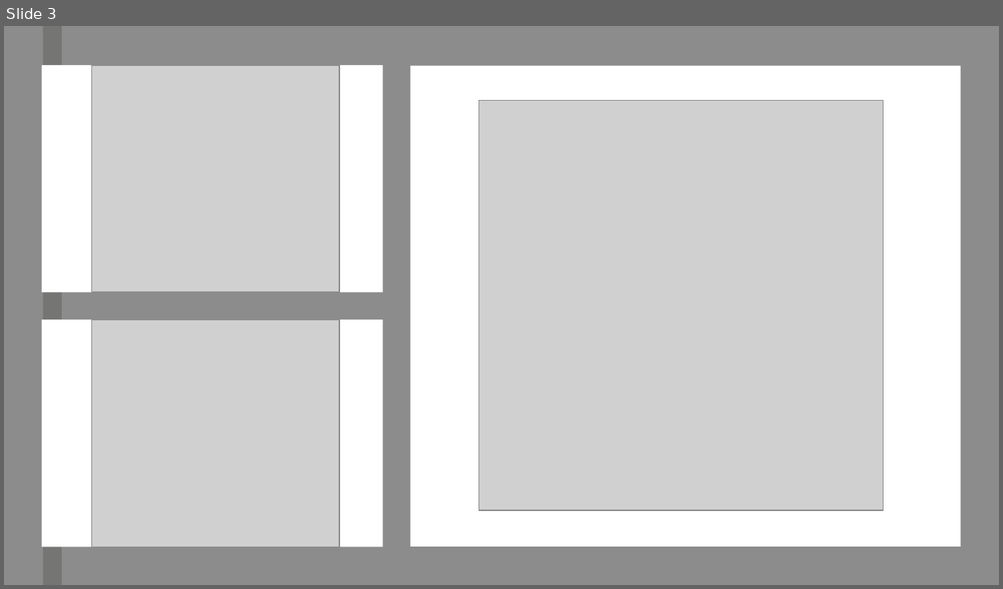
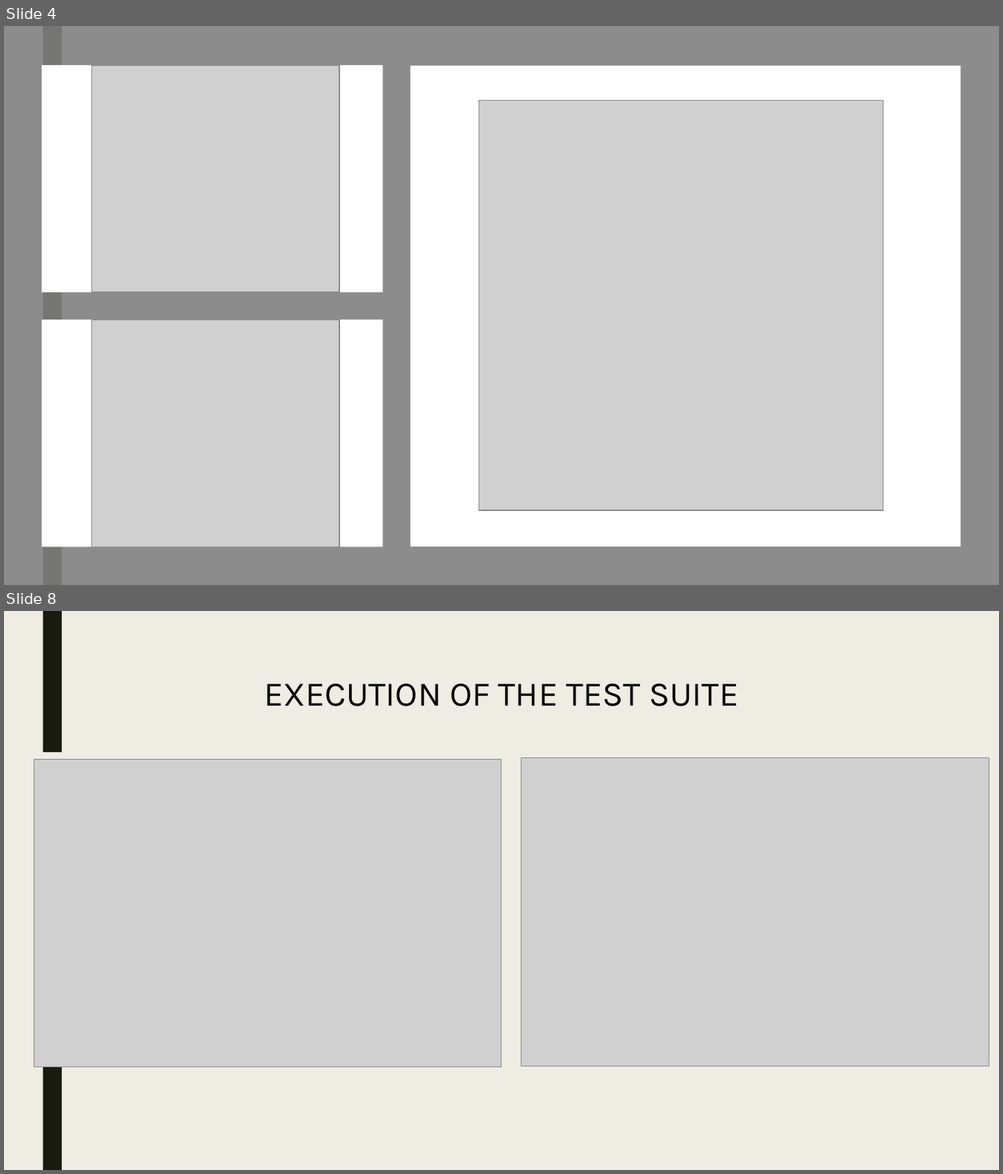
Before and after one commit to 7UsmanS/Java-TetrisTest-master, a slide deck: Java-TetrisTest-master/documentation/Presentation - Group.pptx. Shown one above the other, each under a label of ours: slide 3 before the commit, slides 4 and 8 after it; the slides between them are not shown. The pictures are 1003x589 and 1003x1174 pixels, drawn with LibreOffice and Linux fonts; fonts in the diff are those of the drawing; grey boxes stand for pictures. Boxes give left, top, right and bottom in pixels: in the first picture for what was removed or moved away, otherwise in the second. Text is boxed around its words. In the diff, an @@ line names an element or a change of style, - is before the commit and + after.

```diff
--- a/Java-TetrisTest-master/documentation/Presentation - Group.pptx
+++ b/Java-TetrisTest-master/documentation/Presentation - Group.pptx
@@ slide 8 added at [4,611,999,1170], background #EFEDE3 @@
@@ rectangle added at [4,611,999,1170], fill #EFEDE3 @@
@@ rectangle added at [42,611,62,1170], fill #191B0E @@
@@ title added at [264,684,738,706], 25 pt, text #000000 @@
+EXECUTION OF THE TEST SUITE
@@ rectangle added at [16,752,513,1068], fill #EFEDE3 @@
@@ picture added at [34,759,501,1067] @@
@@ rectangle added at [515,749,999,1073], fill #EFEDE3 @@
@@ picture added at [521,758,989,1067] @@
@@ what was slide 3 is now slide 4 @@
```
Also in this commit, not shown: 2 slides changed, 6 other slides added, 2 slides removed.
